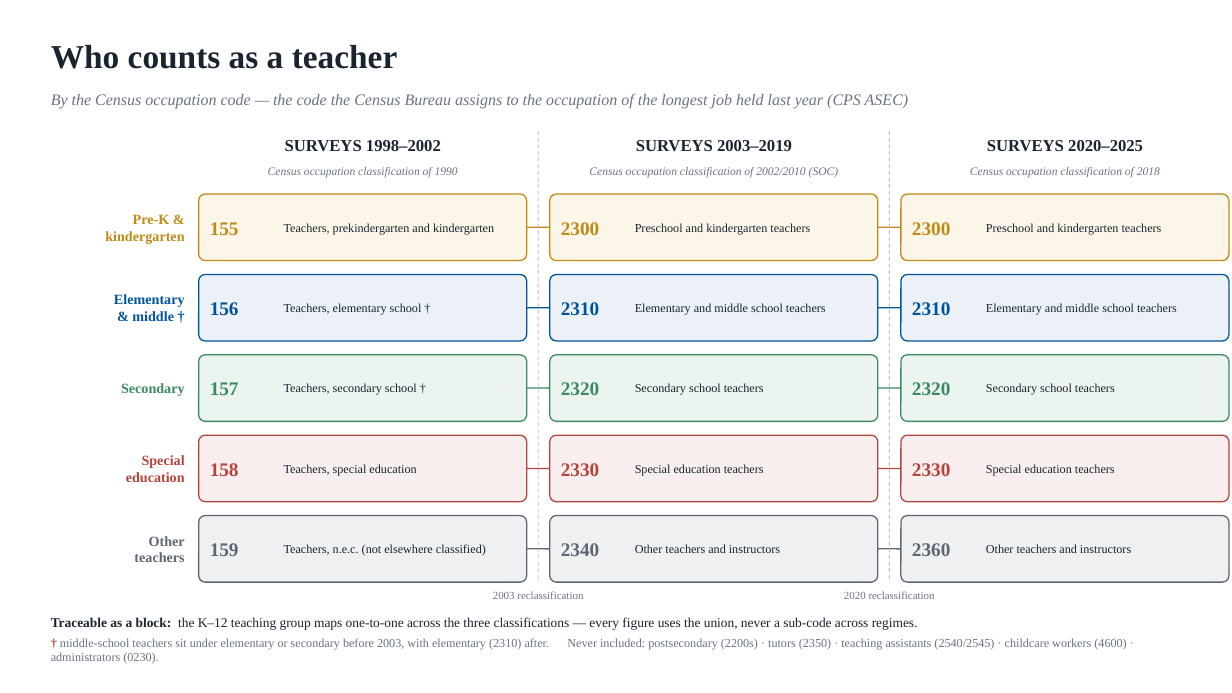
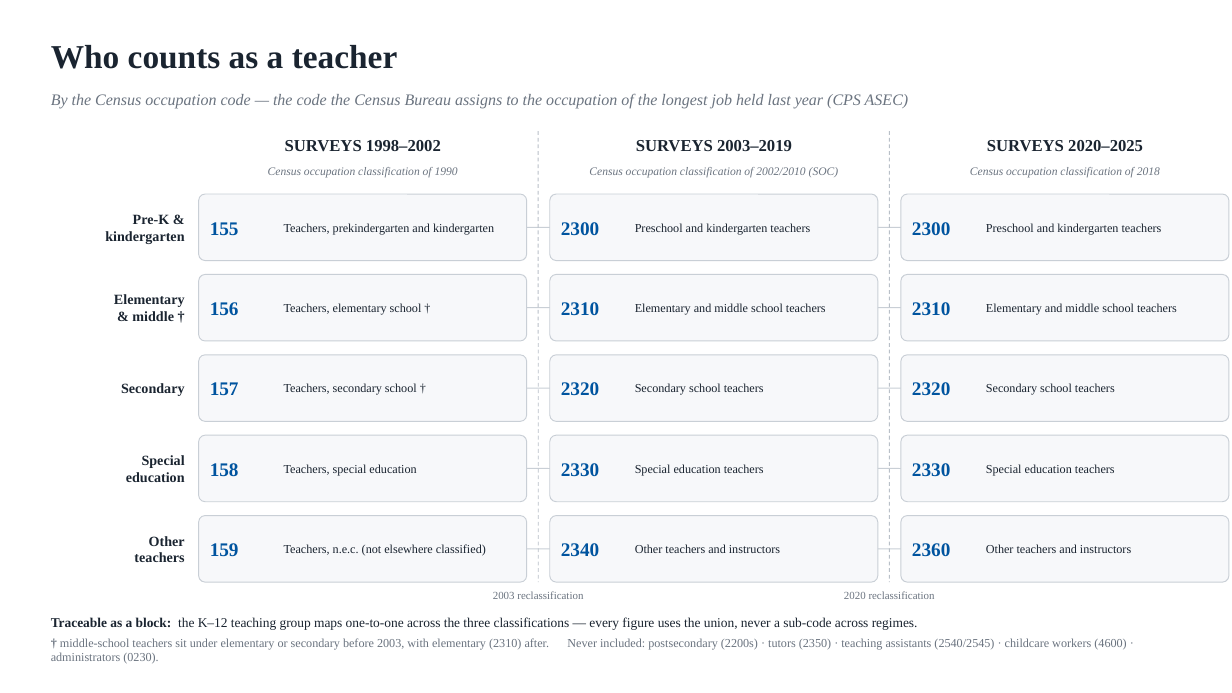
Before and after one commit to jedr1-ship-it/Alternative-Pathways----Quant, a slide deck: slide 1 of report/figures_deck/tech_slides_v3.pptx. Drawn at 1232x693 pixels with LibreOffice and Linux fonts; fonts in the diff are those of the drawing. Boxes give left, top, right and bottom in pixels: in the first picture for what was removed or moved away, otherwise in the second. Text is boxed around its words. In the diff, an @@ line names an element or a change of style, - is before the commit and + after.

```diff
--- a/report/figures_deck/tech_slides_v3.pptx
+++ b/report/figures_deck/tech_slides_v3.pptx
@@ text "Pre-K &" at (105, 214, 184, 244): text colour #C08A17 to #1A2430 @@
@@ fill #FCF6E8 to #F7F8FA; outline #C08A17 1 pt to #C9CFD6 0.75 pt in 3 elements at (199, 194, 527, 261), (550, 194, 878, 261), (901, 194, 1229, 261) @@
@@ text colour #C08A17 to #00549F in 3 elements at (210, 222, 239, 236), (561, 222, 599, 236), (912, 222, 950, 236) @@
@@ line (527, 227) - (550, 227): stroke #C08A17 1 pt to #C9CFD6 0.75 pt @@
@@ line (878, 227) - (901, 227): stroke #C08A17 1 pt to #C9CFD6 0.75 pt @@
@@ text "Elementary" at (114, 294, 185, 321): text colour #00549F to #1A2430 @@
@@ fill #EBF1F7 to #F7F8FA; outline #00549F 1 pt to #C9CFD6 0.75 pt in 3 elements at (199, 274, 527, 341), (550, 274, 878, 341), (901, 274, 1229, 341) @@
@@ line (527, 308) - (550, 308): stroke #00549F 1 pt to #C9CFD6 0.75 pt @@
@@ line (878, 308) - (901, 308): stroke #00549F 1 pt to #C9CFD6 0.75 pt @@
@@ text "Secondary" at (121, 383, 185, 396): text colour #3A8A62 to #1A2430 @@
@@ fill #ECF4F0 to #F7F8FA; outline #3A8A62 1 pt to #C9CFD6 0.75 pt in 3 elements at (199, 355, 527, 421), (550, 355, 878, 421), (901, 355, 1229, 421) @@
@@ text colour #3A8A62 to #00549F in 3 elements at (210, 382, 239, 396), (561, 382, 599, 396), (912, 382, 950, 396) @@
@@ line (527, 388) - (550, 388): stroke #3A8A62 1 pt to #C9CFD6 0.75 pt @@
@@ line (878, 388) - (901, 388): stroke #3A8A62 1 pt to #C9CFD6 0.75 pt @@
@@ text "Special" at (126, 455, 185, 482): text colour #B5443C to #1A2430 @@
@@ fill #F8EEED to #F7F8FA; outline #B5443C 1 pt to #C9CFD6 0.75 pt in 3 elements at (199, 435, 527, 502), (550, 435, 878, 502), (901, 435, 1229, 502) @@
@@ text colour #B5443C to #00549F in 3 elements at (210, 463, 239, 477), (561, 463, 599, 477), (912, 463, 950, 477) @@
@@ line (527, 469) - (550, 469): stroke #B5443C 1 pt to #C9CFD6 0.75 pt @@
@@ line (878, 469) - (901, 469): stroke #B5443C 1 pt to #C9CFD6 0.75 pt @@
@@ text "Other" at (134, 536, 185, 562): text colour #5E6672 to #1A2430 @@
@@ fill #EFF0F2 to #F7F8FA; outline #5E6672 1 pt to #C9CFD6 0.75 pt in 3 elements at (199, 516, 527, 582), (550, 516, 878, 582), (901, 516, 1229, 582) @@
@@ text colour #5E6672 to #00549F in 3 elements at (210, 543, 239, 557), (561, 543, 599, 557), (912, 543, 950, 557) @@
@@ line (527, 549) - (550, 549): stroke #5E6672 1 pt to #C9CFD6 0.75 pt @@
@@ line (878, 549) - (901, 549): stroke #5E6672 1 pt to #C9CFD6 0.75 pt @@
```
Also in this commit, not shown: 9 other files.
